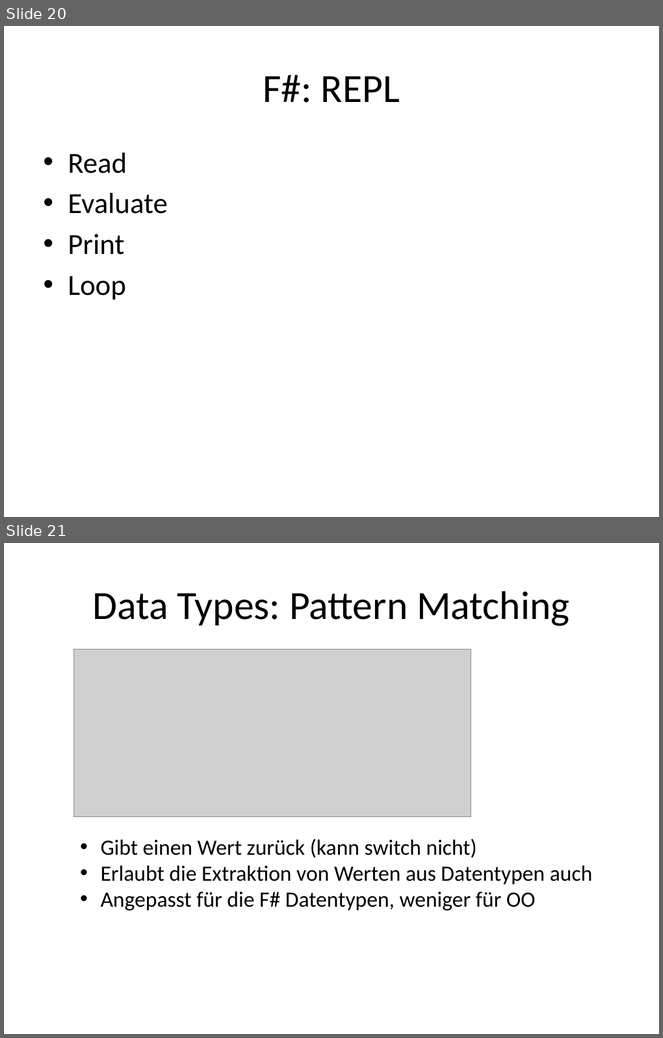
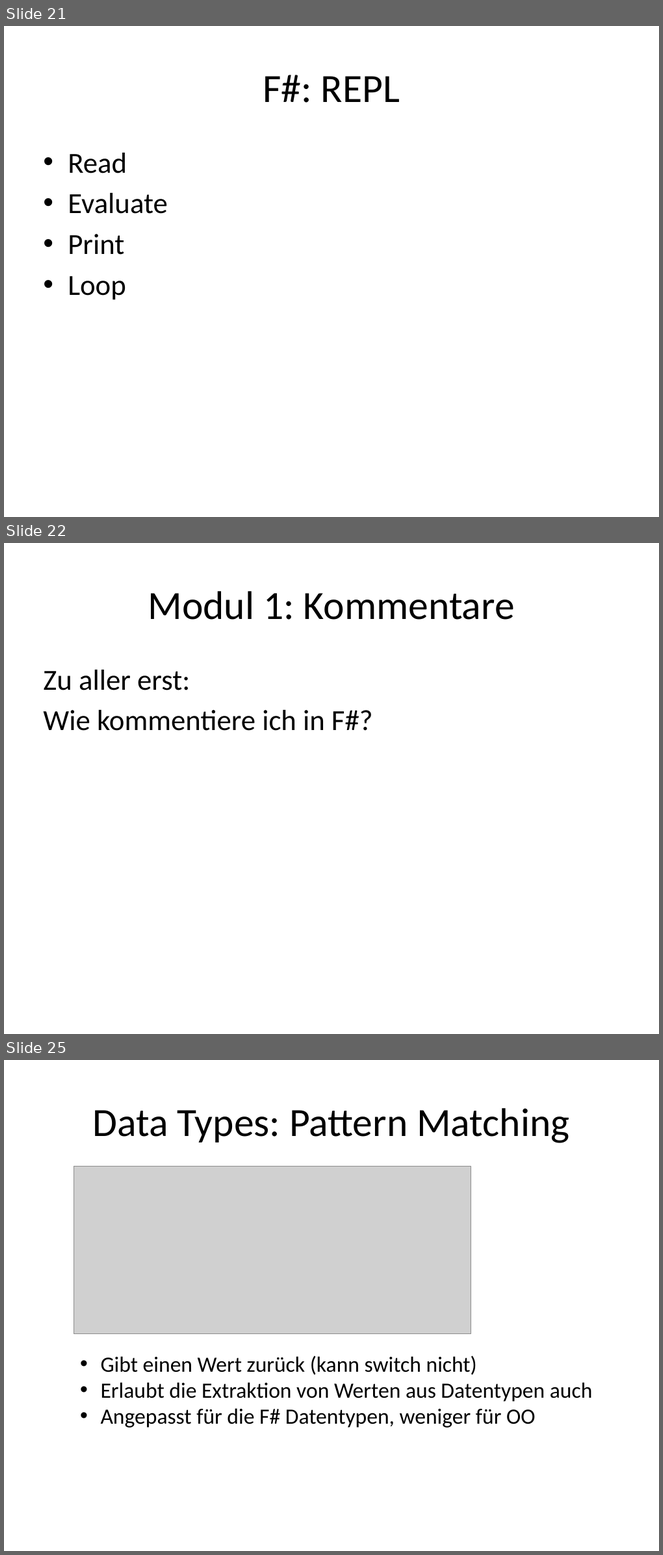
Before and after one commit to nasserbrake/Spartakiade2017, a slide deck: FSharp.pptx. Shown one above the other, each under a label of ours: slides 20 and 21 before the commit, slides 21, 22 and 25 after it; the slides between them are not shown. The pictures are 663x1038 and 663x1555 pixels, drawn with LibreOffice and Linux fonts; fonts in the diff are those of the drawing; grey boxes stand for pictures. Boxes give left, top, right and bottom in pixels: in the first picture for what was removed or moved away, otherwise in the second. Text is boxed around its words. In the diff, an @@ line names an element or a change of style, - is before the commit and + after.

Commit message:
Dokument für Übungen. Erster Modul mit Übungen begonnen.

```diff
--- a/FSharp.pptx
+++ b/FSharp.pptx
@@ slide 22 added at [4, 543, 659, 1034], background #FFFFFF @@
@@ title added at [148, 591, 515, 620], 44 pt, text #000000 @@
+Modul 1: Kommentare
@@ text added at [43, 670, 373, 731], 32 pt, text #000000 @@
+Zu aller erst:
+Wie kommentiere ich in F#?
@@ what was slide 20 is now slide 21 @@
@@ what was slide 21 is now slide 25 @@
```
Also in this commit, not shown: 1 slide changed, 3 other slides added, 7 other files.
